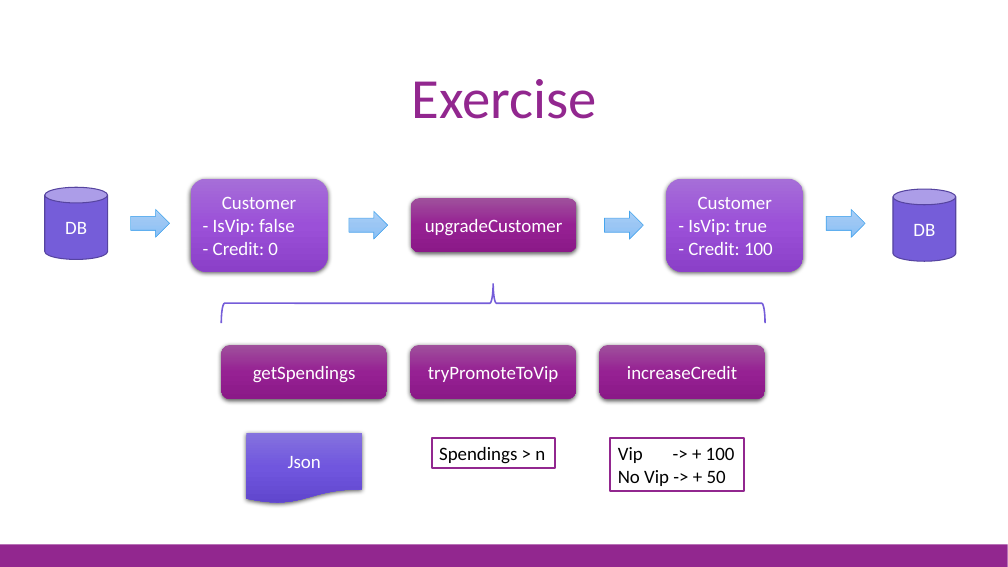
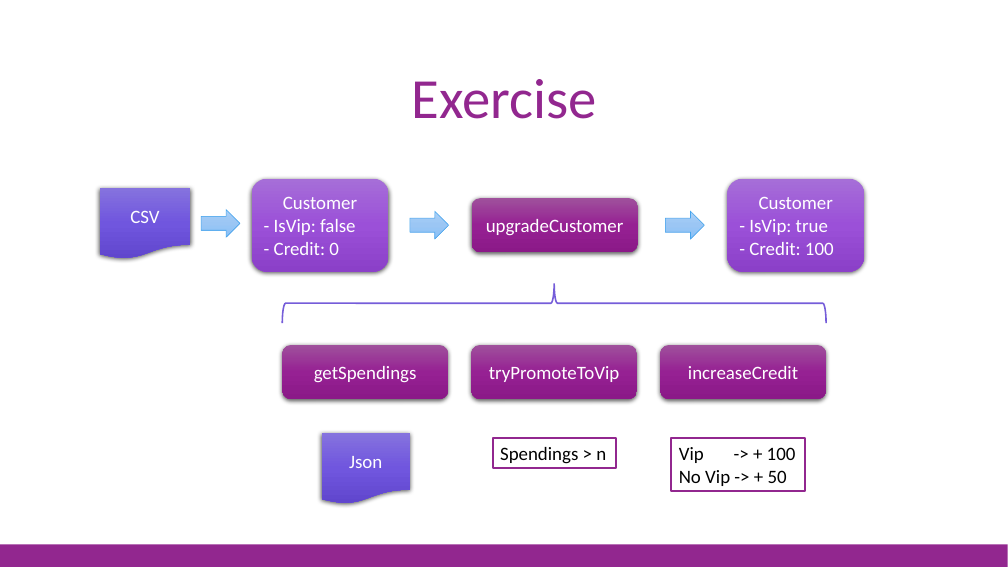
Before and after one commit to jorgef/fsharpworkshop, a slide deck: slide 9 of FSharpWorkshop_Slides.pptx. Drawn at 1008x567 pixels with LibreOffice and Linux fonts; fonts in the diff are those of the drawing. Boxes give left, top, right and bottom in pixels: in the first picture for what was removed or moved away, otherwise in the second. Text is boxed around its words. In the diff, an @@ line names an element or a change of style, - is before the commit and + after.

```diff
--- a/FSharpWorkshop_Slides.pptx
+++ b/FSharpWorkshop_Slides.pptx
@@ cylinder removed at [45,188,107,259] @@
-DB
@@ flow chart document added at [100,188,191,259], fill gradient #8673DE to #7157DF to #6046CE, 18 pt, text #FFFFFF @@
+CSV
@@ right arrow: place and size @@
-right arrow at [131,209,169,237]
+right arrow at [201,209,240,237]
@@ right arrow removed at [827,209,865,237] @@
@@ cylinder removed at [893,189,956,261] @@
-DB
@@ 6 rounded rectangles, 2 rectangles, 2 right arrows, 1 right brace: place and size @@
-6 rounded rectangles, 2 rectangles, 2 right arrows, 1 right brace at [191,178,803,492]
+6 rounded rectangles, 2 rectangles, 2 right arrows, 1 right brace at [252,178,864,492]
@@ flow chart document "Json": place and size @@
-flow chart document "Json" at [247,433,362,503]
+flow chart document "Json" at [321,433,410,504]
```
Also in this commit, not shown: 11 other slides changed, 22 other files.
